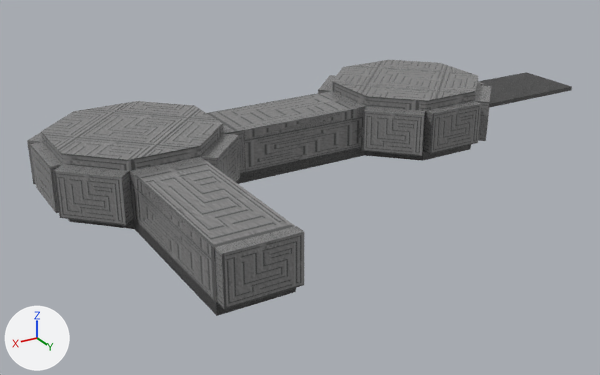
Two versions of the Blender file assets/rooms/02/room.blend, one commit apart.
The view is the same before and after, from a camera (50 mm lens) standing at (51.4, 64.8, 28.1) and looking at (15.5, 4.9, -1.8). The lights are fixed; the arrows at lower left show +X, +Y and +Z. The picture after the commit comes second.
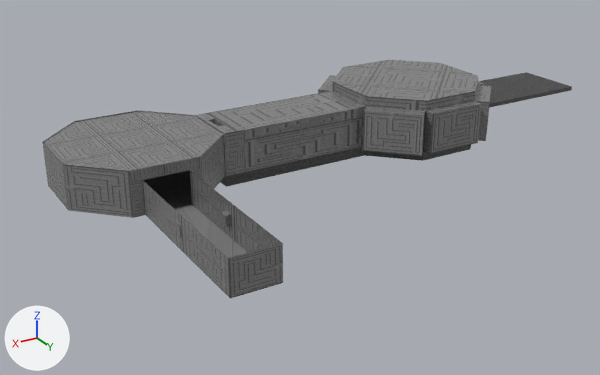
Boxes (x1, y1, x2, y2) around the edits, measured in the pictures (600 x 375 px; the box of a moved part takes in the faces that stretch with it):
'Cube.033', reshaped (71% wider, 69% taller): before (215, 226, 304, 309); after (130, 157, 283, 298)
'Cylinder.002', deleted: before (41, 101, 223, 171)
'Cube.017', deleted: before (134, 160, 295, 262)
'Cube.026', deleted: before (54, 164, 134, 225)
'Cube.021', deleted: before (131, 184, 217, 303)
'Cube.019', deleted: before (134, 219, 296, 316)
'Cube.029', deleted: before (30, 142, 63, 213)
'Cube.023', deleted: before (201, 134, 240, 182)
'Cube.020', deleted: before (130, 157, 205, 187)
'Cylinder.003', deleted (mostly hidden): before (68, 218, 134, 229)
'Cube.024', deleted: before (27, 132, 42, 184)
part 1 of me_cube_031, moved or reshaped (not visible before): after (42, 110, 225, 218)
'Cube.022', unchanged, uncovered by the edit: before (223, 124, 246, 173); after (214, 124, 246, 176)

What changed in the scene script:
```text
Change me_cube_031:
    used by ob_cube_028; location = (29.07, -7.5, 1.5)
    remove me_cube_031.from_pydata(...)  # 8 vertices, 6 faces; spans x -3.0..3.0, y -0.5..0.5, z -1.5..2.5
    add me_cube_031.from_pydata(...)  # 24 vertices, 8 faces; spans x -7.0..7.0, y 0.5..14.5, z -1.5..2.5
    me_cube_031 part 1
    4 vertices are removed from x -3.0..3.0, y -0.5, z -1.5..2.5
    5 faces are deleted
    14 vertices are added at x -7.0..7.0, y 0.5..14.5, z -1.5..2.42
    6 new vertices lie (0.0, 0.0, 4.0) away from vertices in x -7.0..7.0, y 4.5..14.5, z -1.5
    6 new faces join them, mat_wallmat (picture img_mesh_png)
    1 new face joins them, mat_groundmat (picture img_ground_png)
    add me_cube_031.materials.append(mat_groundmat)  # picture img_ground_png
Change me_cube_001:
    used by ob_cube_033; location = (29.0, 22.5, 1.5)
    remove me_cube_001.from_pydata(...)  # 8 vertices, 6 faces; spans x -3.0..3.0, y -0.5..0.5, z -1.5..2.5
    add me_cube_001.from_pydata(...)  # 16 vertices, 7 faces, 1 loose edge; spans x -2.93..3.07, y -15.5..-0.5, z -1.5..2.5
    me_cube_001 part 2: the whole mesh is rebuilt
Remove ob_cube_017:
    ob_cube_017 = bpy.data.objects.new('Cube.017', me_cube_020)
    ob_cube_017.location = (29.1, 7.59, 3.71)
    ob_cube_017.rotation_euler = (0.0, 0.0, -9.425)  # degrees (0, 0, 180)
    ob_cube_017.scale = (9.0, 1.44, 1.66)
Remove ob_cube_019:
    ob_cube_019 = bpy.data.objects.new('Cube.019', me_cube_022)
    ob_cube_019.location = (29.1, 7.59, -0.29)
    ob_cube_019.rotation_euler = (0.0, 0.0, -9.425)  # degrees (0, 0, 180)
    ob_cube_019.scale = (9.0, 1.44, 1.66)
Remove ob_cube_020:
    ob_cube_020 = bpy.data.objects.new('Cube.020', me_cube_023)
    ob_cube_020.location = (29.07, 7.5, 1.5)
Remove ob_cube_021:
    ob_cube_021 = bpy.data.objects.new('Cube.021', me_cube_024)
    ob_cube_021.location = (29.07, 7.5, 1.5)
    ob_cube_021.rotation_euler = (0.0, 0.0, -3.142)  # degrees (0, 0, -180)
Remove ob_cube_023:
    ob_cube_023 = bpy.data.objects.new('Cube.023', me_cube_026)
    ob_cube_023.location = (23.77, 5.3, 1.5)
    ob_cube_023.rotation_euler = (0.0, 0.0, 0.785)  # degrees (0, 0, 45)
Remove ob_cube_024:
    ob_cube_024 = bpy.data.objects.new('Cube.024', me_cube_027)
    ob_cube_024.location = (34.38, -5.31, 1.5)
    ob_cube_024.rotation_euler = (0.0, 0.0, 0.785)  # degrees (0, 0, 45)
Remove ob_cube_026:
    ob_cube_026 = bpy.data.objects.new('Cube.026', me_cube_029)
    ob_cube_026.location = (34.38, 5.3, 1.5)
    ob_cube_026.rotation_euler = (0.0, 0.0, -0.785)  # degrees (0, 0, -45)
Remove ob_cube_029:
    ob_cube_029 = bpy.data.objects.new('Cube.029', me_cube_032)
    ob_cube_029.location = (36.57, 0.0, 1.5)
    ob_cube_029.rotation_euler = (0.0, 0.0, 1.571)  # degrees (0, 0, 90)
Remove ob_cylinder_002:
    ob_cylinder_002 = bpy.data.objects.new('Cylinder.002', me_cylinder_001)
    ob_cylinder_002.location = (29.2, 0.03, 4.09)
    ob_cylinder_002.rotation_euler = (0.0, 0.0, 1.571)  # degrees (0, 0, 90)
    ob_cylinder_002.scale = (2.0, 2.0, 1.0)
Remove ob_cylinder_003:
    ob_cylinder_003 = bpy.data.objects.new('Cylinder.003', me_cylinder_002)
    ob_cylinder_003.location = (29.2, 0.03, -0.83)
    ob_cylinder_003.rotation_euler = (0.0, 0.0, 1.571)  # degrees (0, 0, 90)
    ob_cylinder_003.scale = (2.0, 2.0, 1.0)
```
